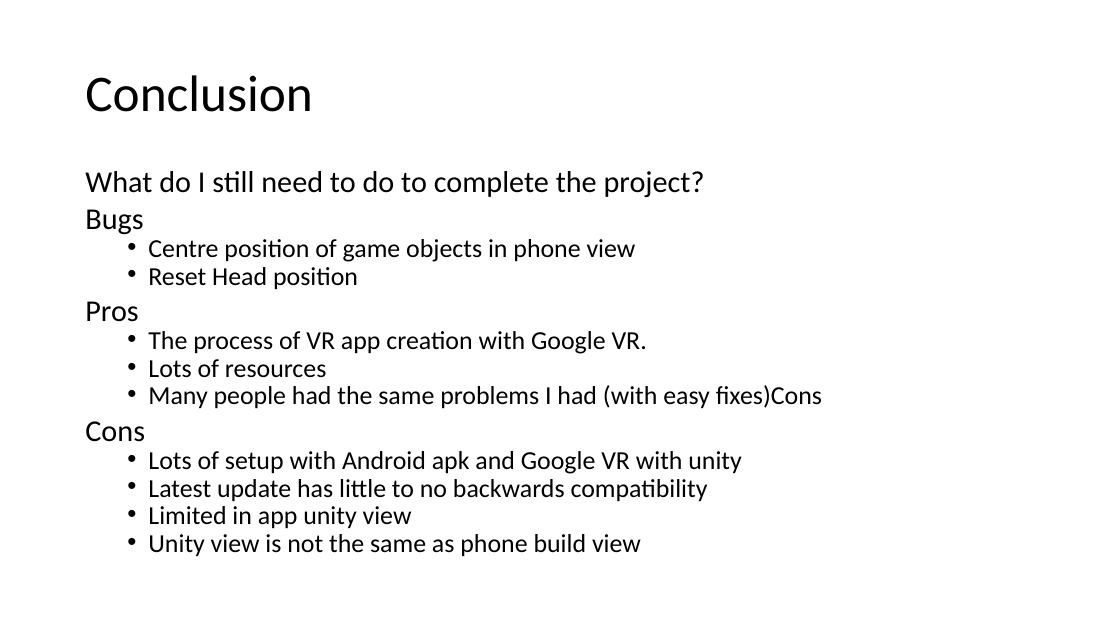
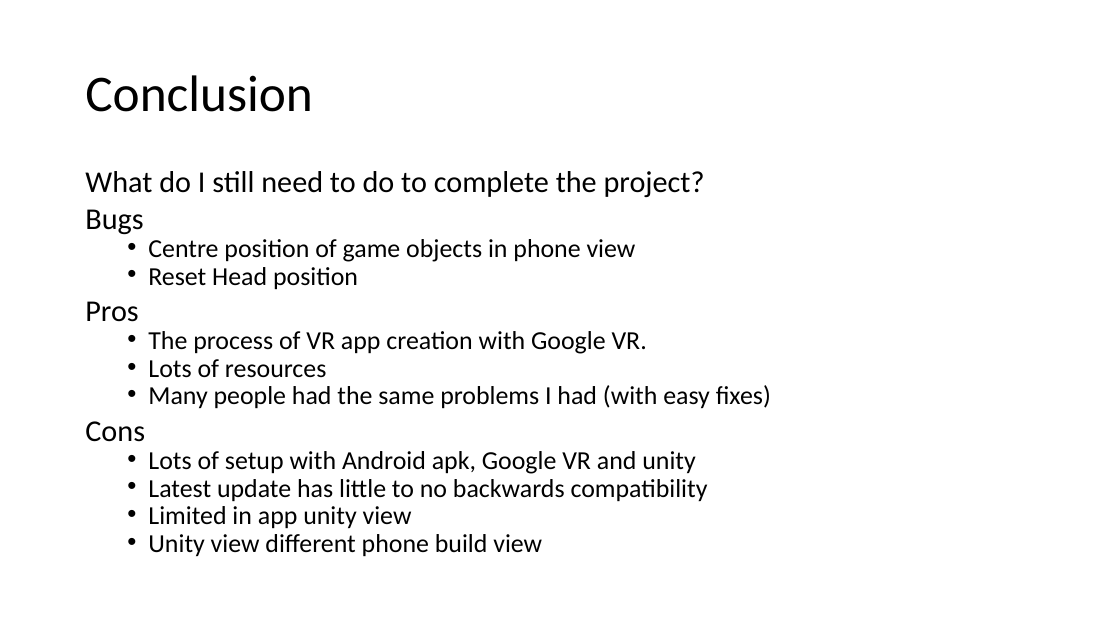
Before and after one commit to kevgleeson78/Gesture-Based-UI-Project, a slide deck: slide 9 of Presentation/New Microsoft PowerPoint Presentation.pptx. Drawn at 1120x630 pixels with LibreOffice and Linux fonts; fonts in the diff are those of the drawing. Boxes give left, top, right and bottom in pixels: in the first picture for what was removed or moved away, otherwise in the second. Text is boxed around its words. In the diff, an @@ line names an element or a change of style, - is before the commit and + after.

```diff
--- a/Presentation/New Microsoft PowerPoint Presentation.pptx
+++ b/Presentation/New Microsoft PowerPoint Presentation.pptx
@@ text at <box>148,385,771,409</box>: text changed @@
-  • Many people had the same problems I had (with easy fixes)Cons
+  • Many people had the same problems I had (with easy fixes)
@@ text at <box>148,451,695,474</box>: text changed @@
-  • Lots of setup with Android apk and Google VR with unity
+  • Lots of setup with Android apk, Google VR and unity
@@ text at <box>148,534,542,557</box>: text changed @@
-  • Unity view is not the same as phone build view
+  • Unity view different phone build view
```
Also in this commit, not shown: 2 other slides changed, 2 other files.
